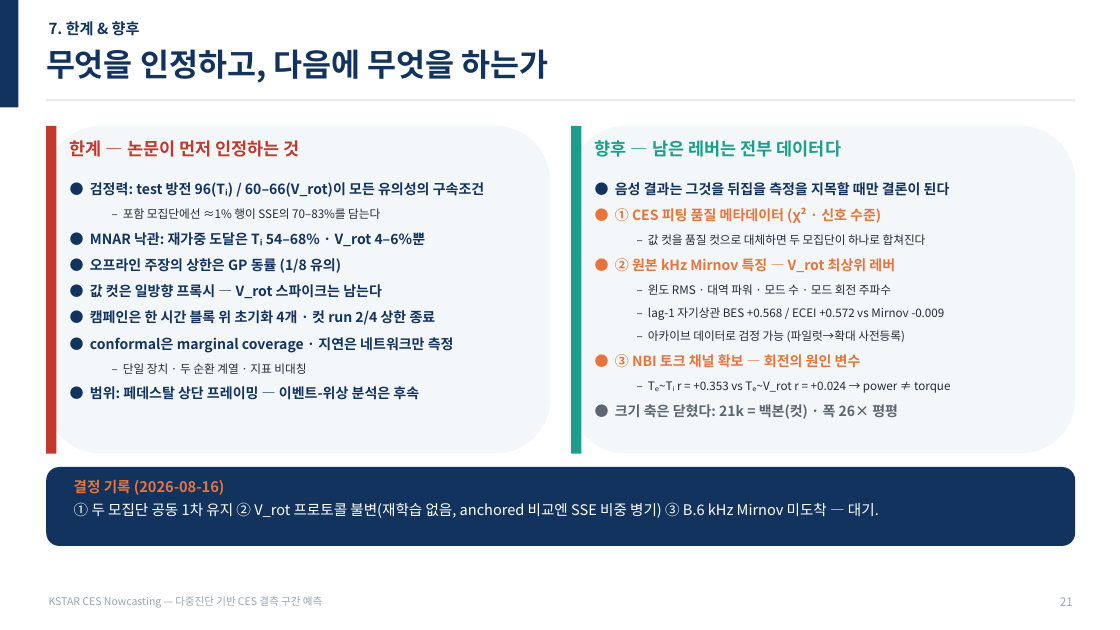
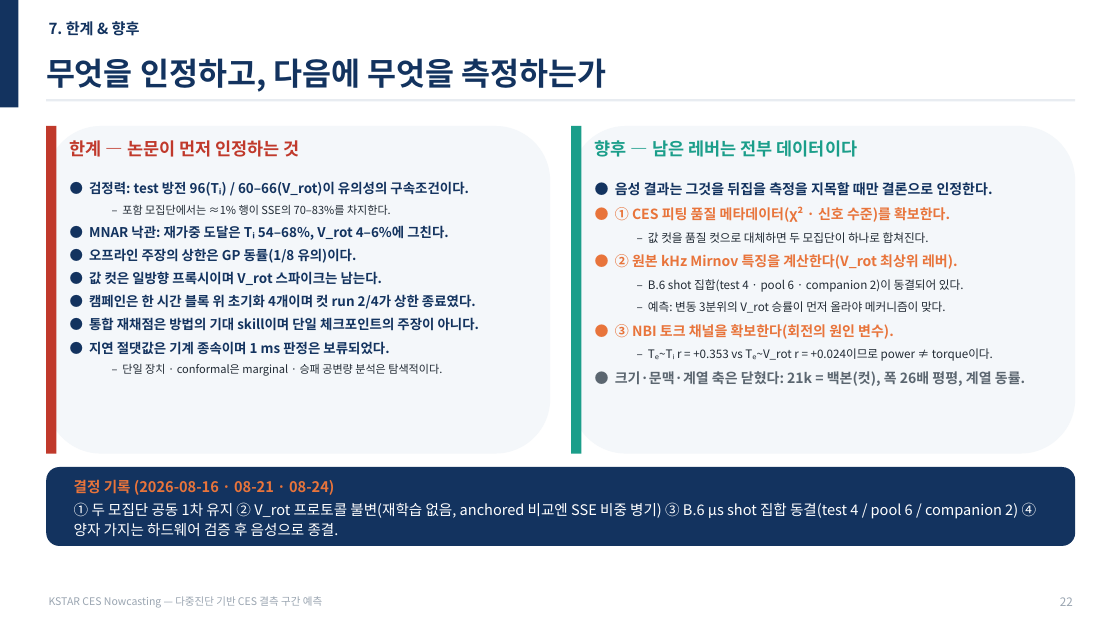
Before and after one commit to iseungsang01/ml-intern-revision, a slide deck: slide 23 of docs/presentation/KSTAR_CES_발표자료_20분.pptx (slide 22 before the commit). Drawn at 1120x630 pixels with LibreOffice and Linux fonts; fonts in the diff are those of the drawing. Boxes give left, top, right and bottom in pixels: in the first picture for what was removed or moved away, otherwise in the second. Text is boxed around its words. In the diff, an @@ line names an element or a change of style, - is before the commit and + after.

```diff
--- a/docs/presentation/KSTAR_CES_발표자료_20분.pptx
+++ b/docs/presentation/KSTAR_CES_발표자료_20분.pptx
@@ text "무엇을 인정하고, 다음에 무엇을 측정하는가" at (x1=46, y1=58, x2=607, y2=92): vertical alignment top to middle @@
@@ text at (x1=46, y1=58, x2=607, y2=92): text changed @@
-무엇을 인정하고, 다음에 무엇을 하는가
+무엇을 인정하고, 다음에 무엇을 측정하는가
@@ text at (x1=595, y1=140, x2=857, y2=157): text changed @@
-향후 — 남은 레버는 전부 데이터다
+향후 — 남은 레버는 전부 데이터이다
@@ text at (x1=89, y1=181, x2=479, y2=376): text changed; size 12 to 11.5 pt @@
-● 검정력: test 방전 96(Tᵢ) / 60–66(V_rot)이 모든 유의성의 구속조건
-  – 포함 모집단에선 ≈1% 행이 SSE의 70–83%를 담는다
-● MNAR 낙관: 재가중 도달은 Tᵢ 54–68% · V_rot 4–6%뿐
-● 오프라인 주장의 상한은 GP 동률 (1/8 유의)
-● 값 컷은 일방향 프록시 — V_rot 스파이크는 남는다
-● 캠페인은 한 시간 블록 위 초기화 4개 · 컷 run 2/4 상한 종료
-● conformal은 marginal coverage · 지연은 네트워크만 측정
-  – 단일 장치 · 두 순환 계열 · 지표 비대칭
-● 범위: 페데스탈 상단 프레이밍 — 이벤트-위상 분석은 후속
+● 검정력: test 방전 96(Tᵢ) / 60–66(V_rot)이 유의성의 구속조건이다.
+  – 포함 모집단에서는 ≈1% 행이 SSE의 70–83%를 차지한다.
+● MNAR 낙관: 재가중 도달은 Tᵢ 54–68%, V_rot 4–6%에 그친다.
+● 오프라인 주장의 상한은 GP 동률(1/8 유의)이다.
+● 값 컷은 일방향 프록시이며 V_rot 스파이크는 남는다.
+● 캠페인은 한 시간 블록 위 초기화 4개이며 컷 run 2/4가 상한 종료였다.
+● 통합 재채점은 방법의 기대 skill이며 단일 체크포인트의 주장이 아니다.
+● 지연 절댓값은 기계 종속이며 1 ms 판정은 보류되었다.
+  – 단일 장치 · conformal은 marginal · 승패 공변량 분석은 탐색적이다.
@@ text at (x1=615, y1=182, x2=1025, y2=386): text changed; size 10 to 12 pt; bold on @@
-● 음성 결과는 그것을 뒤집을 측정을 지목할 때만 결론이 된다
-● ① CES 피팅 품질 메타데이터 (χ² · 신호 수준)
-  – 값 컷을 품질 컷으로 대체하면 두 모집단이 하나로 합쳐진다
-● ② 원본 kHz Mirnov 특징 — V_rot 최상위 레버
-  – 윈도 RMS · 대역 파워 · 모드 수 · 모드 회전 주파수
-  – lag-1 자기상관 BES +0.568 / ECEI +0.572 vs Mirnov -0.009
-  – 아카이브 데이터로 검정 가능 (파일럿→확대 사전등록)
-● ③ NBI 토크 채널 확보 — 회전의 원인 변수
-  – Tₑ~Tᵢ r = +0.353 vs Tₑ~V_rot r = +0.024 → power ≠ torque
-● 크기 축은 닫혔다: 21k = 백본(컷) · 폭 26× 평평
+● 음성 결과는 그것을 뒤집을 측정을 지목할 때만 결론으로 인정한다.
+● ① CES 피팅 품질 메타데이터(χ² · 신호 수준)를 확보한다.
+  – 값 컷을 품질 컷으로 대체하면 두 모집단이 하나로 합쳐진다.
+● ② 원본 kHz Mirnov 특징을 계산한다(V_rot 최상위 레버).
+  – B.6 shot 집합(test 4 · pool 6 · companion 2)이 동결되어 있다.
+  – 예측: 변동 3분위의 V_rot 승률이 먼저 올라야 메커니즘이 맞다.
+● ③ NBI 토크 채널을 확보한다(회전의 원인 변수).
+  – Tₑ~Tᵢ r = +0.353 vs Tₑ~V_rot r = +0.024이므로 power ≠ torque이다.
+● 크기·문맥·계열 축은 닫혔다: 21k = 백본(컷), 폭 26배 평평, 계열 동률.
@@ text at (x1=74, y1=479, x2=1037, y2=536): text changed @@
-결정 기록 (2026-08-16)
-① 두 모집단 공동 1차 유지 ② V_rot 프로토콜 불변(재학습 없음, anchored 비교엔 SSE 비중 병기) ③ B.6 kHz Mirnov 미도착 — 대기.
+결정 기록 (2026-08-16 · 08-21 · 08-24)
+① 두 모집단 공동 1차 유지 ② V_rot 프로토콜 불변(재학습 없음, anchored 비교엔 SSE 비중 병기) ③ B.6 μs shot 집합 동결(test 4 / pool 6 / companion 2) ④ 양자 가지는 하드웨어 검증 후 음성으로 종결.
```
Also in this commit, not shown: 22 other slides changed, 1 slide added, 7 other files.
